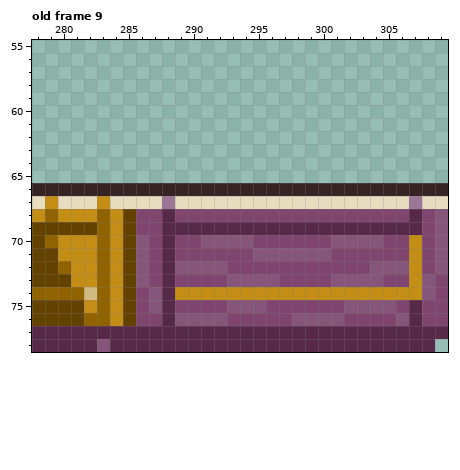
Pixel-art file -- Ex_Sprites/OutsideSection.aseprite. The first picture shows the starting point.
345x345 pixels, 9 frames. Colours within 5 levels of each other are drawn and written as one. Shown: old frame 9: x 278..309, y 55..78. The commit also changed other frames or places, which this record leaves out.
The same view after the edit:
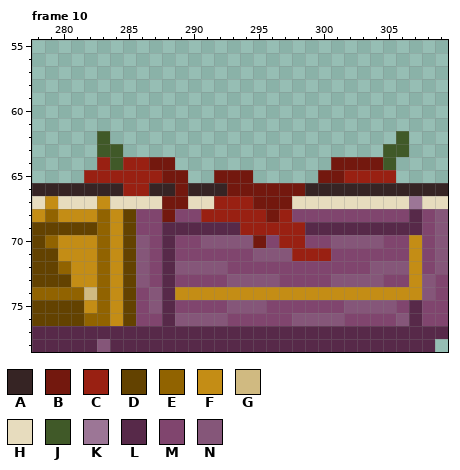
Palette (. is transparent): A #362424  B #73180e  C #992012  D #634200  E #916300  F #c48d15  G #d0ba81  H #e7dcbe  J #405928  K #9c7696  L #572949  M #80456e  N #855679
Diff:
frames 9 -> 10
Frame 10 against old frame 9, layers "Layer 5", "Trunk":
The edit adds colour B in row 64 at x 287 to 288 and 301 to 304; in row 65 at x 288 to 289, 292 to 294 and 300 to 301.
Colour A gives way to colour B in row 66 at x 289 and 293 to 298.
Colour H gives way to colour B in row 67 at x 289 and 295 to 297.
Colour K gives way to colour B in row 67 at x 288.
Colour L gives way to colour B in row 68 at x 288.
Colour M gives way to colour B in row 68 at x 296; in row 70 at x 295.
The edit adds colour C in row 64 at x 283 and 285 to 286; in row 65 at x 282 to 287 and 302 to 305.
Colour A gives way to colour C in row 66 at x 285 to 286.
Colour H gives way to colour C in row 67 at x 292 to 294.
Colour L gives way to colour C in row 69 at x 294 to 298.
Colour M gives way to colour C in row 68 at x 291 to 295 and 297; in row 70 at x 297 to 298.
Colour N gives way to colour C in row 71 at x 298 to 300.
The edit adds colour J in row 62 at x 283 and 306; in row 63 at x 283 to 284 and 305 to 306; in row 64 at x 284 and 305.
Where, in picture pixels (left, top, right, bottom), the same in both pictures:
changed: (84, 131, 409, 261)
